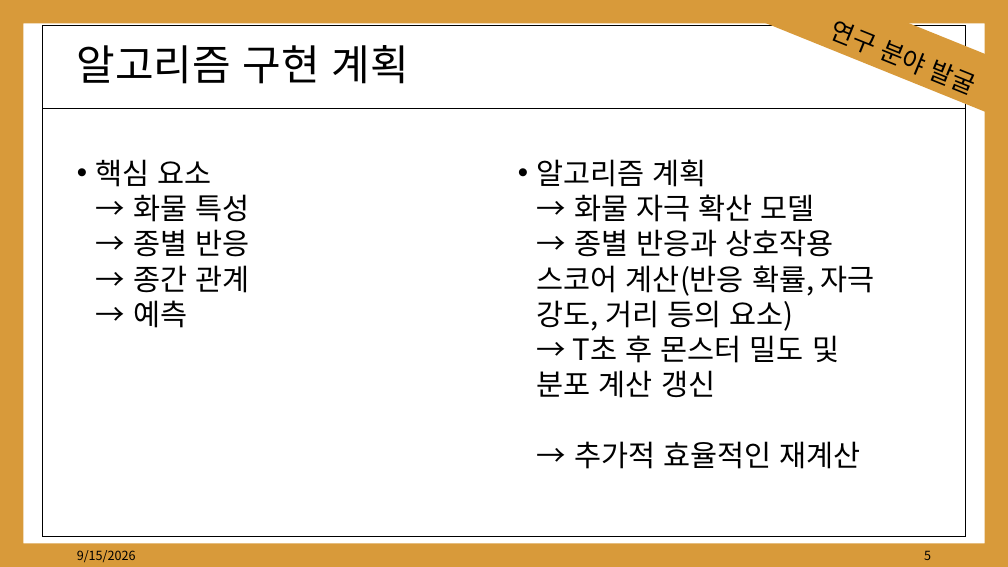
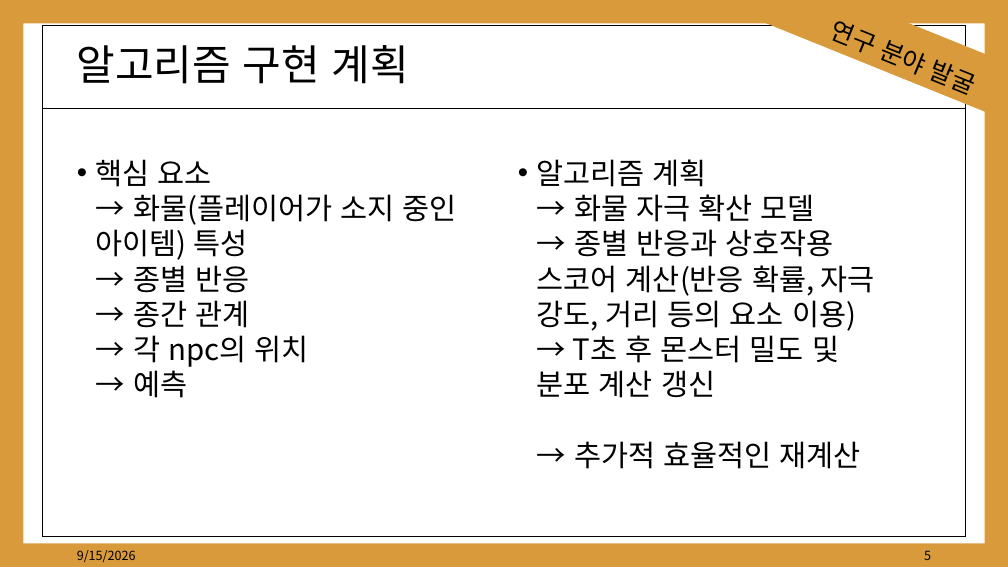
Before and after one commit to kwakyerin/2026_Graduation_Project, a slide deck: slide 5 of documents/HyunahKwon/design/studysubject/연구분야기획서.pptx. Drawn at 1008x567 pixels with LibreOffice and Linux fonts; fonts in the diff are those of the drawing. Boxes give left, top, right and bottom in pixels: in the first picture for what was removed or moved away, otherwise in the second. Text is boxed around its words. In the diff, an @@ line names an element or a change of style, - is before the commit and + after.

Commit message:
연구분야기획서_내용 일부 추가

```diff
--- a/documents/HyunahKwon/design/studysubject/연구분야기획서.pptx
+++ b/documents/HyunahKwon/design/studysubject/연구분야기획서.pptx
@@ text at box(96, 159, 457, 398): text changed @@
-• 핵심 요소
-  → 화물 특성
-  → 종별 반응
-  → 종간 관계
-  → 예측
+• 핵심 요소
+  → 화물(플레이어가 소지 중인 아이템) 특성
+  → 종별 반응
+  → 종간 관계
+  → 각 npc의 위치
+  → 예측
@@ text at box(537, 159, 875, 469): text changed @@
-• 알고리즘 계획
-  → 화물 자극 확산 모델
-  → 종별 반응과 상호작용
-  스코어 계산(반응 확률, 자극 강도, 거리 등의 요소)
-  → T초 후 몬스터 밀도 및
-  분포 계산 갱신
-  → 추가적 효율적인 재계산
+• 알고리즘 계획
+  → 화물 자극 확산 모델
+  → 종별 반응과 상호작용
+  스코어 계산(반응 확률, 자극 강도, 거리 등의 요소 이용)
+  → T초 후 몬스터 밀도 및
+  분포 계산 갱신
+  → 추가적 효율적인 재계산
```
Also in this commit, not shown: 2 other slides changed.
